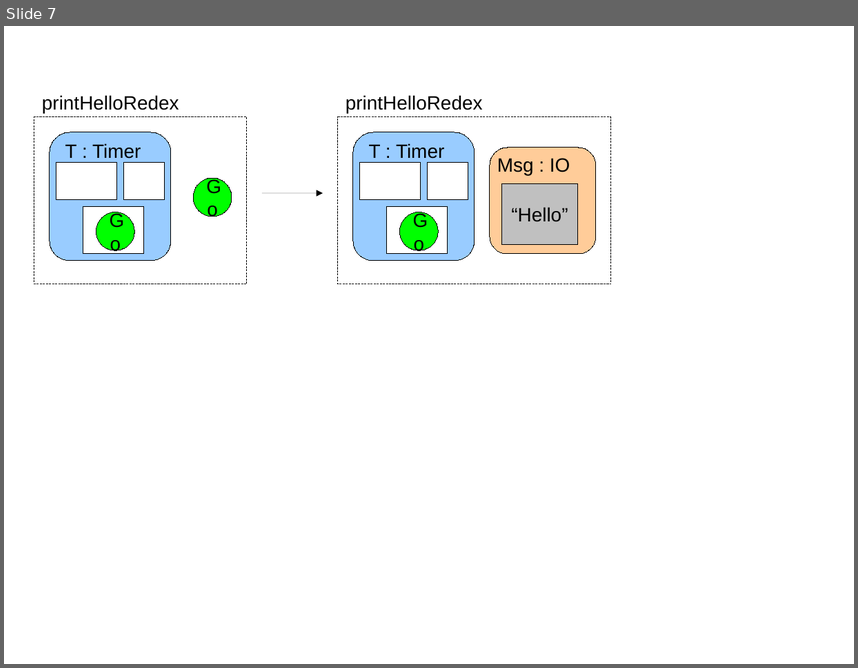
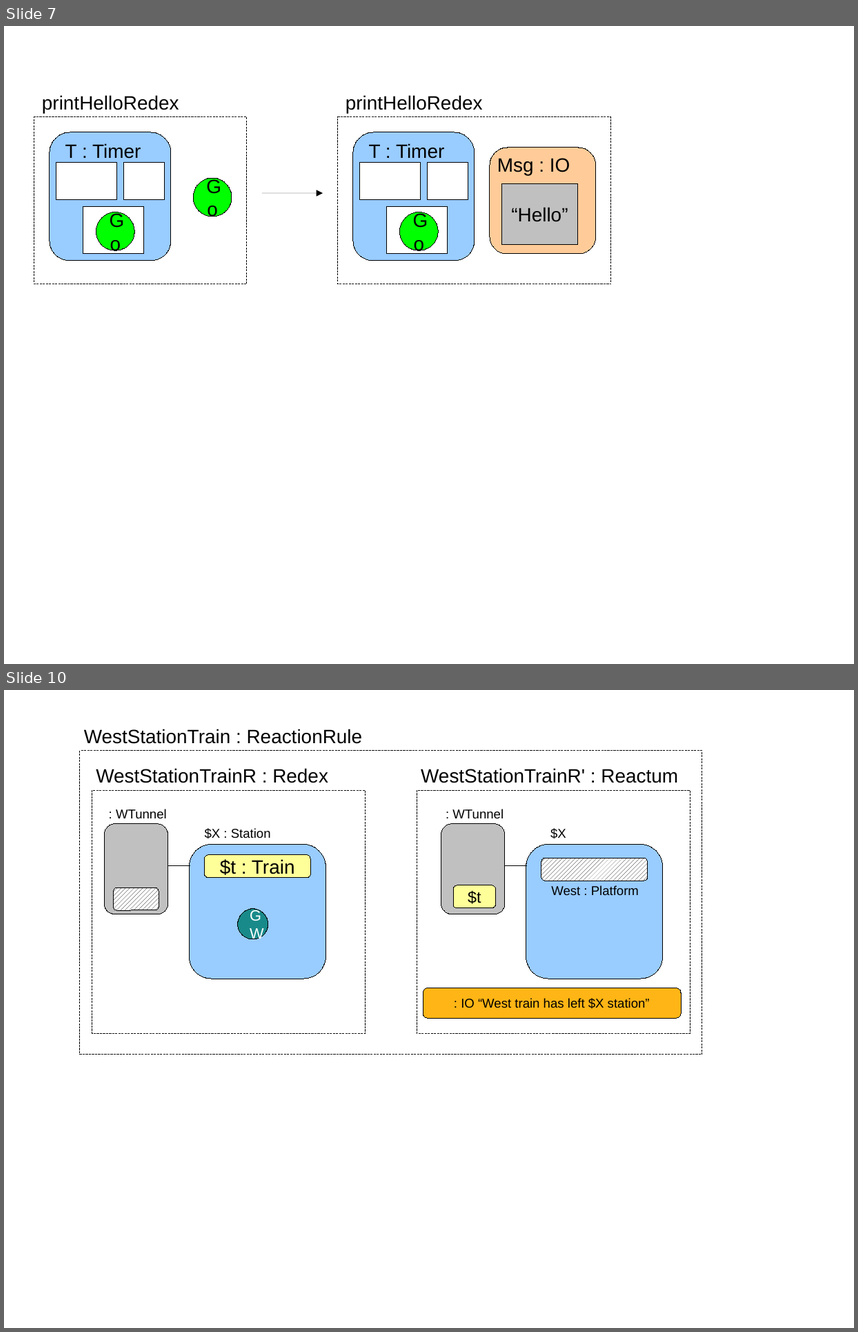
Before and after one commit to gian/lope, a slide deck: doc/diagrams/bigraph_place.odp. Shown one above the other, each under a label of ours: slide 7 before the commit, slides 7 and 10 after it; the slides between them are not shown. The pictures are 858x668 and 858x1332 pixels, drawn with LibreOffice and Linux fonts; fonts in the diff are those of the drawing. Boxes give left, top, right and bottom in pixels: in the first picture for what was removed or moved away, otherwise in the second. Text is boxed around its words. In the diff, an @@ line names an element or a change of style, - is before the commit and + after.

```diff
--- a/doc/diagrams/bigraph_place.odp
+++ b/doc/diagrams/bigraph_place.odp
@@ slide 10 added at [4, 690, 854, 1328], background #FFFFFF @@
@@ text added at [84, 729, 363, 744], 18 pt, text #000000 @@
+WestStationTrain : ReactionRule
@@ rectangle added at [80, 751, 702, 1055], outline #000000 0 pt @@
@@ text added at [96, 768, 328, 783], 18 pt, text #000000 @@
+WestStationTrainR : Redex
@@ text added at [421, 768, 678, 783], 18 pt, text #000000 @@
+WestStationTrainR' : Reactum
@@ rectangle added at [92, 790, 365, 1033], outline #000000 0 pt @@
@@ rectangle added at [417, 790, 690, 1033], outline #000000 0 pt @@
@@ text added at [116, 809, 167, 819], 12 pt, text #000000 @@
+: WTunnel
@@ text added at [452, 809, 504, 819], 12 pt, text #000000 @@
+: WTunnel
@@ freeform shape added at [104, 823, 168, 914], fill #C0C0C0, outline #000000 0 pt @@
@@ text added at [205, 828, 271, 839], 12 pt, text #000000 @@
+$X : Station
@@ freeform shape added at [441, 823, 506, 914], fill #C0C0C0, outline #000000 0 pt @@
@@ text added at [550, 828, 566, 839], 12 pt, text #000000 @@
+$X
@@ rounded rectangle added at [189, 845, 326, 978], fill #99CCFF, outline #000000 0 pt @@
@@ rounded rectangle added at [205, 855, 311, 878], fill #FFFF99, outline #000000 0 pt, 18 pt, text #000000 @@
+$t : Train
@@ rounded rectangle added at [526, 845, 663, 978], fill #99CCFF, outline #000000 0 pt @@
@@ line added from (190, 866) to (168, 866), #000000 0 pt @@
@@ line added from (527, 866) to (506, 866), #000000 0 pt @@
@@ rounded rectangle added at [542, 858, 648, 881], fill #FFFFFF, outline #000000 0 pt @@
@@ rounded rectangle added at [542, 858, 648, 881], fill pattern #000000 on #FFFFFF, outline #000000 0 pt @@
@@ rounded rectangle added at [114, 887, 159, 911], fill #FFFFFF, outline #000000 0 pt @@
@@ rounded rectangle added at [114, 887, 159, 911], fill pattern #000000 on #FFFFFF, outline #000000 0 pt @@
@@ rounded rectangle added at [454, 885, 496, 908], fill #FFFF99, outline #000000 0 pt, 15 pt, text #000000 @@
+$t
@@ text added at [551, 885, 639, 896], 12 pt, text #000000 @@
+West : Platform
@@ ellipse added at [238, 908, 268, 938], fill #198A8A, outline #000000 0 pt, 14 pt, text #FFFFFF @@
+GW
@@ rounded rectangle added at [423, 988, 682, 1018], fill #FFB515, outline #000000 0 pt, 12 pt, text #000000 @@
+: IO “West train has left $X station”
```
Also in this commit, not shown: 1 slide changed, 3 other slides added, 2 other files.
